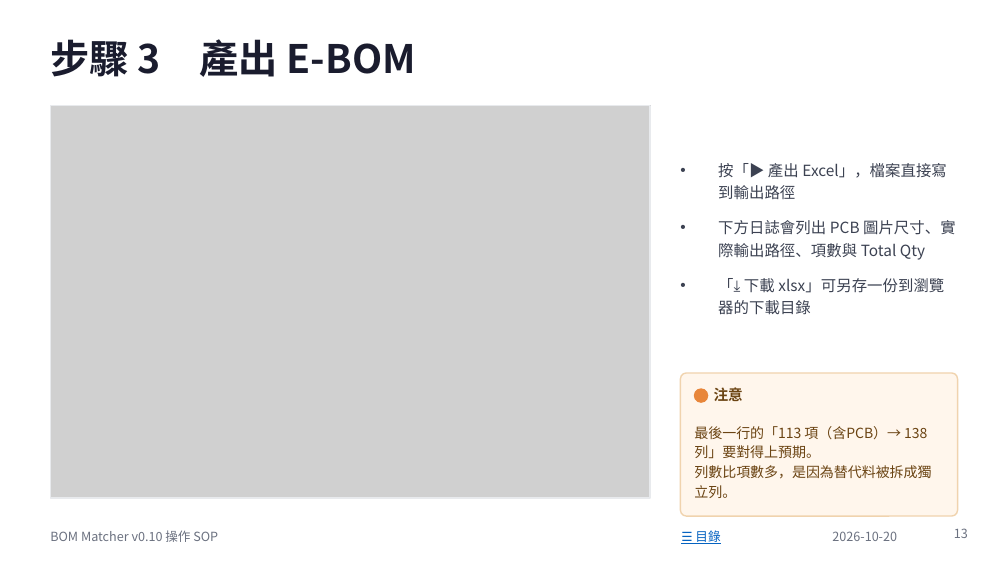
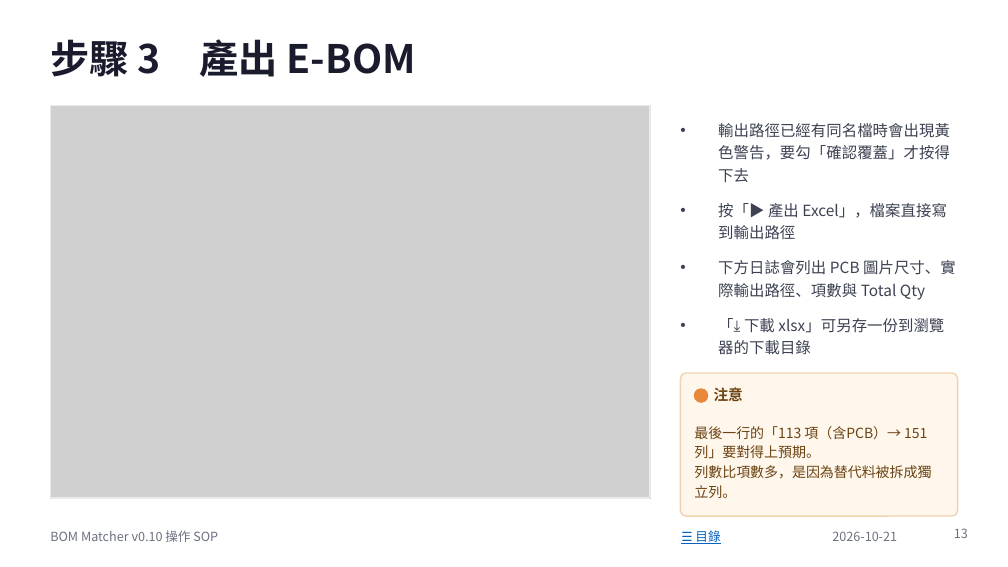
Before and after one commit to jenhochen/AI_BOM, a slide deck: slide 13 of docs/BOM_Matcher_v0.10_操作SOP.pptx. Drawn at 1008x567 pixels with LibreOffice and Linux fonts; fonts in the diff are those of the drawing; grey boxes stand for pictures. Boxes give left, top, right and bottom in pixels: in the first picture for what was removed or moved away, otherwise in the second. Text is boxed around its words. In the diff, an @@ line names an element or a change of style, - is before the commit and + after.

```diff
--- a/docs/BOM_Matcher_v0.10_操作SOP.pptx
+++ b/docs/BOM_Matcher_v0.10_操作SOP.pptx
@@ text at box(718, 123, 950, 183): paragraph added @@
+• 輸出路徑已經有同名檔時會出現黃色警告，要勾「確認覆蓋」才按得下去
@@ text at box(694, 426, 927, 459): text changed @@
-最後一行的「113 項（含PCB）→ 138 列」要對得上預期。
+最後一行的「113 項（含PCB）→ 151 列」要對得上預期。
@@ text at box(832, 531, 897, 541): text changed @@
-2026-10-20
+2026-10-21
```
Also in this commit, not shown: 22 other slides changed, 2 slides added, 21 other files.
